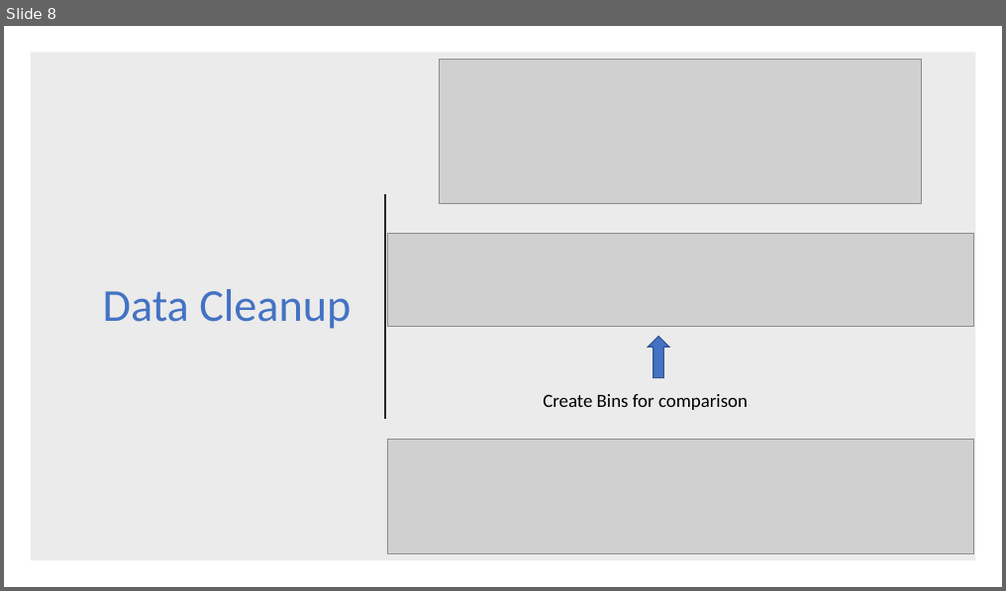
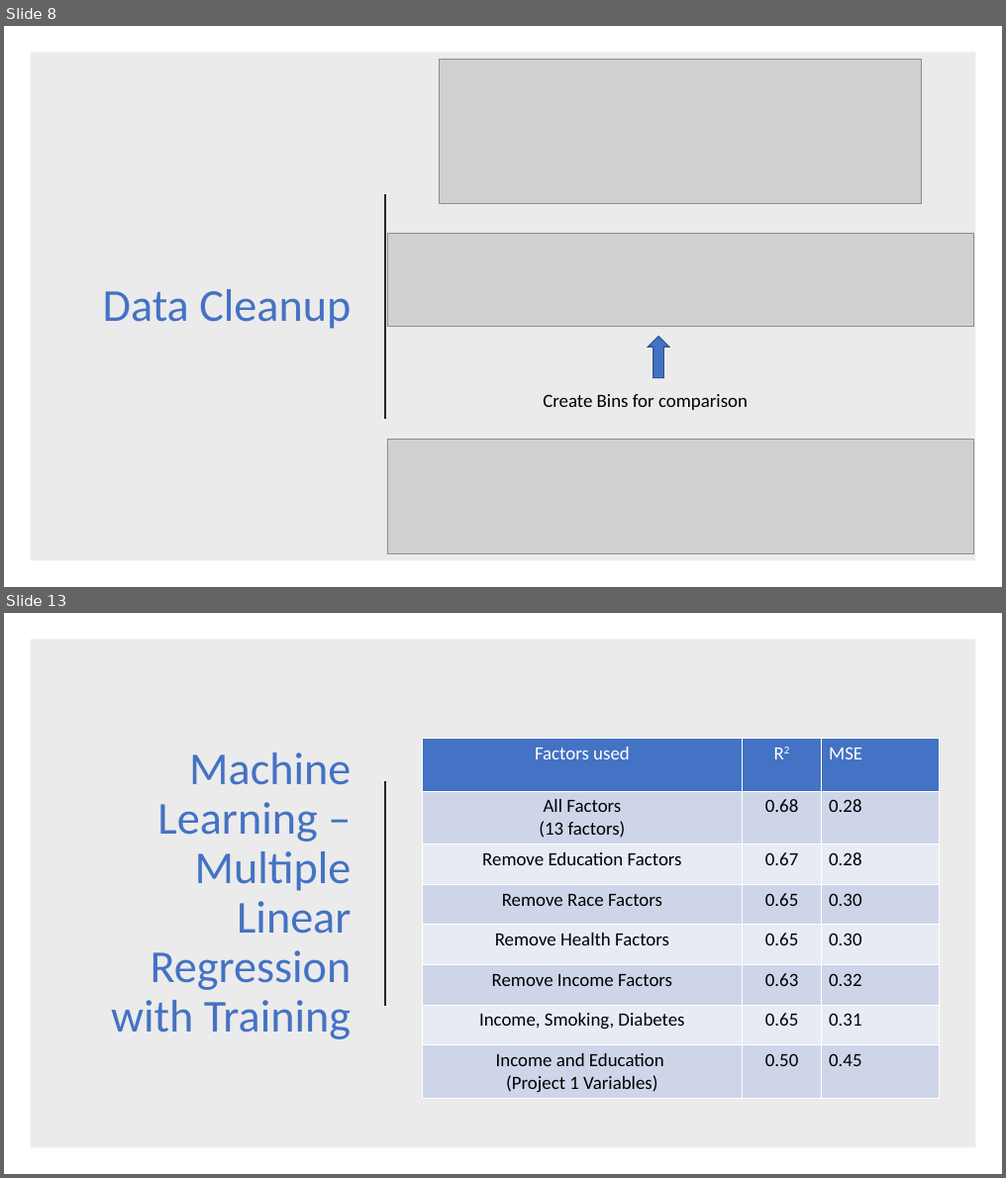
Before and after one commit to coreykretzmer9/CVD_Final_Project, a slide deck: Cardiovascular Mortality Presentation CJK slides.pptx. Shown one above the other, each under a label of ours: slide 8 before the commit, slides 8 and 13 after it; the slides between them are not shown. The pictures are 1006x591 and 1006x1178 pixels, drawn with LibreOffice and Linux fonts; fonts in the diff are those of the drawing; grey boxes stand for pictures. Boxes give left, top, right and bottom in pixels: in the first picture for what was removed or moved away, otherwise in the second. Text is boxed around its words. In the diff, an @@ line names an element or a change of style, - is before the commit and + after.

Commit message:
final presentation final upload

```diff
--- a/Cardiovascular Mortality Presentation CJK slides.pptx
+++ b/Cardiovascular Mortality Presentation CJK slides.pptx
@@ slide 13 added at (4,613,1002,1174), background #FFFFFF @@
@@ rectangle added at (30,639,976,1149), fill #000000 at 8% opacity @@
@@ title added at (111,753,351,1040), 44 pt, text #4472C4 @@
+Machine Learning – Multiple Linear Regression with Training
@@ table added at (423,738,940,1097), 8 rows, 3 columns @@
+Factors used | R2 | MSE
+All Factors / (13 factors) | 0.68 | 0.28
+Remove Education Factors | 0.67 | 0.28
+Remove Race Factors | 0.65 | 0.30
+Remove Health Factors | 0.65 | 0.30
+Remove Income Factors | 0.63 | 0.32
+Income, Smoking, Diabetes | 0.65 | 0.31
+Income and Education / (Project 1 Variables) | 0.50 | 0.45
@@ line added from (385, 781) to (385, 1006), #262626 1.5 pt @@
```
Also in this commit, not shown: 1 slide changed, 3 other slides added, 1 other file.
